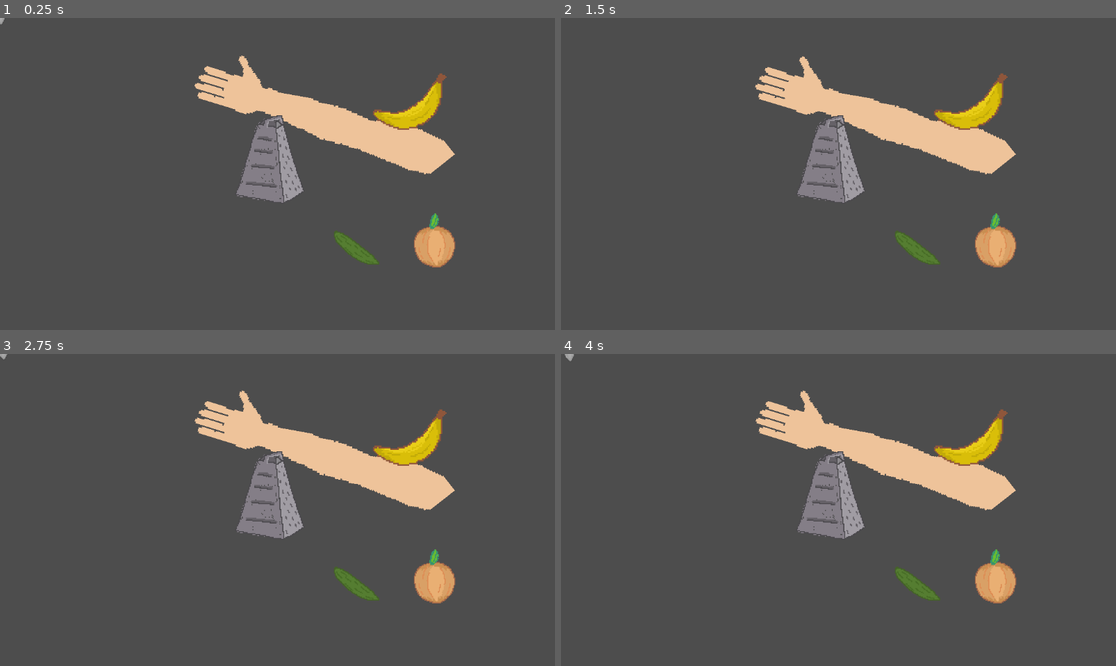
Above: before the commit, frames 1-4 (two rows, left to right).
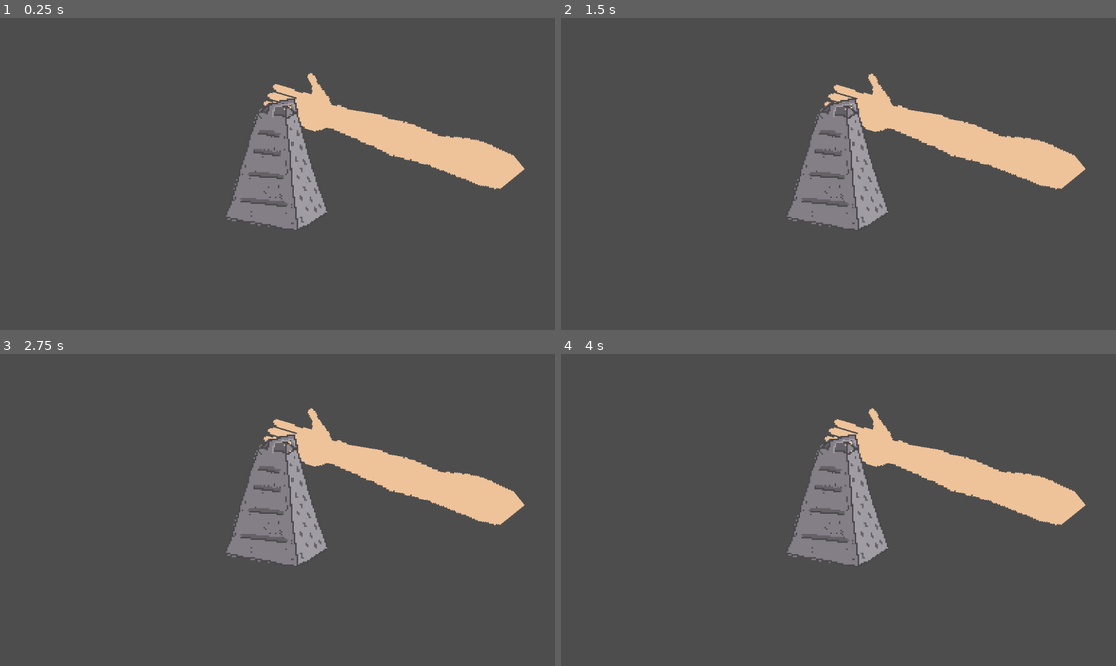
Above: after the commit, the same moments.

Repository: PeaceMonster/EpicWe-Gamejam2024
Game: Godot game, scene res://scenes/main.tscn
Two runs of this game, one before a commit and one after it. Both use one fixed random seed, a clock stepped at 60 frames per second and the inputs below.
Inputs (mouse positions are in pixels of both pictures, inside the frame that each line leads up to):
- Up to frame 1 (0.25 s): no input
- Up to frame 2 (1.5 s): move the mouse to (866, 174) at 0.52 s; tap Enter at 1.25 s; move the mouse to (810, 174) at 1.27 s
- Up to frame 3 (2.75 s): tap Space at 2 s; move the mouse to (288, 503) at 2.02 s
- Up to frame 4 (4 s): tap Enter at 2.75 s; move the mouse to (832, 516) at 2.77 s; tap Space at 3.5 s; move the mouse to (877, 513) at 3.52 s

The runs differ from the first frame. In frame 1, 9.7% of the frame differs, in the area x 0-95%, y 0-80%; in frame 2, 9.7%; in frame 3, 9.7%; in frame 4, 9.7%.

Commit message:
Beginning Event bus'

Diff:
--- /dev/null
+++ b/event_bus.gd
@@ -0,0 +1,7 @@
+extends Node
+
+
+signal done_grating
+
+func done_grating_emit():
+	emit_signal("done_grating")
--- a/project.godot
+++ b/project.godot
@@ -12,5 +12,9 @@
 
 config/name="Epic We-gamejam 2024"
 run/main_scene="res://scenes/main.tscn"
-config/features=PackedStringArray("4.2", "Forward Plus")
+config/features=PackedStringArray("4.3", "Forward Plus")
 config/icon="res://icon.svg"
+
+[autoload]
+
+EventBus="*res://event_bus.gd"
--- a/scenes/Fruit/banana.tscn
+++ b/scenes/Fruit/banana.tscn
@@ -9,19 +9,22 @@
 scale = Vector2(3, 3)
 
 [node name="Sprite2D" type="Sprite2D" parent="."]
+scale = Vector2(2, 2)
 texture = ExtResource("1_gumvy")
 
 [node name="grabcomponent" parent="." node_paths=PackedStringArray("parent") instance=ExtResource("2_o0kll")]
 parent = NodePath("..")
 
 [node name="CollisionPolygon2D2" type="CollisionPolygon2D" parent="grabcomponent"]
+scale = Vector2(2, 2)
 polygon = PackedVector2Array(17, -22, 8, -10.7, 8, -9, -5, 0, -26.3, 0, -27.4, 2.5, -22, 7.8, -22, 9.5, -12, 12.4, -12, 14.3, -1.8, 13, 3.7, 13, 14.7, 5, 16.5, 5, 19.5, -6, 21, -6, 21, -22)
 
 [node name="gratecomponent" parent="." node_paths=PackedStringArray("parent") instance=ExtResource("3_rxbgv")]
 monitorable = false
 parent = NodePath("..")
-grate_hardness = 100.0
+grate_hardness = 50.0
 particle_color = Color(0.913725, 0.807843, 0.0941176, 1)
 
 [node name="CollisionPolygon2D3" type="CollisionPolygon2D" parent="gratecomponent"]
+scale = Vector2(2, 2)
 polygon = PackedVector2Array(17, -22, 8, -10.7, 8, -9, -5, 0, -26.3, 0, -27.4, 2.5, -22, 7.8, -22, 9.5, -12, 12.4, -12, 14.3, -1.8, 13, 3.7, 13, 14.7, 5, 16.5, 5, 19.5, -6, 21, -6, 21, -22)
--- /dev/null
+++ b/scenes/Fruit/beer.tscn
@@ -0,0 +1,24 @@
+[gd_scene load_steps=4 format=3 uid="uid://8fqgluqgr5i8"]
+
+[ext_resource type="PackedScene" uid="uid://fs8ocydrch60" path="res://scenes/Grabable/grabcomponent.tscn" id="1_53ocq"]
+[ext_resource type="PackedScene" uid="uid://dfeuomg6mlqm6" path="res://scenes/GrateComponent/gratecomponent.tscn" id="2_mbrg6"]
+[ext_resource type="Texture2D" uid="uid://cuxhxp3jpqxom" path="res://Assets/beer.png" id="3_0p75m"]
+
+[node name="Beer" type="Node2D"]
+texture_filter = 1
+
+[node name="grabcomponent" parent="." node_paths=PackedStringArray("parent") instance=ExtResource("1_53ocq")]
+parent = NodePath("..")
+
+[node name="CollisionPolygon2D" type="CollisionPolygon2D" parent="grabcomponent"]
+polygon = PackedVector2Array(-14, -26.1, -14, -24, -16.7, -22, -20.2, -22, -16, 15.2, -16, 19, 7.6, 19, 12, 16.1, 12, 11.1, 17.5, 8, 20.6, 8, 21.5, 4, 23.2, 4, 22, -10.2, 22, -13.4, 13, -16.5, 13, -21.2, 9, -23.3, 9, -24.9)
+
+[node name="gratecomponent" parent="." node_paths=PackedStringArray("parent") instance=ExtResource("2_mbrg6")]
+parent = NodePath("..")
+particle_color = Color(0.980392, 0.772549, 0.298039, 1)
+
+[node name="CollisionPolygon2D2" type="CollisionPolygon2D" parent="gratecomponent"]
+polygon = PackedVector2Array(-14, -26.1, -14, -24, -16.7, -22, -20.2, -22, -16, 15.2, -16, 19, 7.6, 19, 12, 16.1, 12, 11.1, 17.5, 8, 20.6, 8, 21.5, 4, 23.2, 4, 22, -10.2, 22, -13.4, 13, -16.5, 13, -21.2, 9, -23.3, 9, -24.9)
+
+[node name="Sprite2D" type="Sprite2D" parent="."]
+texture = ExtResource("3_0p75m")
--- /dev/null
+++ b/scenes/Fruit/fish.tscn
@@ -0,0 +1,24 @@
+[gd_scene load_steps=4 format=3 uid="uid://cobr0rixlp10j"]
+
+[ext_resource type="PackedScene" uid="uid://fs8ocydrch60" path="res://scenes/Grabable/grabcomponent.tscn" id="1_yl4mf"]
+[ext_resource type="PackedScene" uid="uid://dfeuomg6mlqm6" path="res://scenes/GrateComponent/gratecomponent.tscn" id="2_5vh6c"]
+[ext_resource type="Texture2D" uid="uid://dmj885e5uqenj" path="res://Assets/fish.png" id="3_k2gur"]
+
+[node name="Fish" type="Node2D"]
+texture_filter = 1
+
+[node name="grabcomponent" parent="." node_paths=PackedStringArray("parent") instance=ExtResource("1_yl4mf")]
+parent = NodePath("..")
+
+[node name="CollisionPolygon2D2" type="CollisionPolygon2D" parent="grabcomponent"]
+polygon = PackedVector2Array(9, -20.8, -4, -22.2, -4, -20, -29, 0, -29, 4, -14, 15.9, -14, 18, -7, 18, -7, 14.8, 1.6, 18, 9.8, 18, 12, 15.8, 12, 10.6, 11.4, 10.4, 13, 9.7, 22, 14.2, 22, 17, 29.5, 14, 31.3, 14, 32, 12.4, 32, 11.1, 23.1, 1.3, 31, -8.3, 31, -13, 20.3, -13, 13.3, -7.1, 5.5, -11.8, 9, -15.2)
+
+[node name="gratecomponent" parent="." node_paths=PackedStringArray("parent") instance=ExtResource("2_5vh6c")]
+parent = NodePath("..")
+particle_color = Color(0.71, 0.1207, 0.1207, 1)
+
+[node name="CollisionPolygon2D" type="CollisionPolygon2D" parent="gratecomponent"]
+polygon = PackedVector2Array(9, -20.8, -4, -22.2, -4, -20, -29, 0, -29, 4, -14, 15.9, -14, 18, -7, 18, -7, 14.8, 1.6, 18, 9.8, 18, 12, 15.8, 12, 10.6, 11.4, 10.4, 13, 9.7, 22, 14.2, 22, 17, 29.5, 14, 31.3, 14, 32, 12.4, 32, 11.1, 23.1, 1.3, 31, -8.3, 31, -13, 20.3, -13, 13.3, -7.1, 5.5, -11.8, 9, -15.2)
+
+[node name="Sprite2D" type="Sprite2D" parent="."]
+texture = ExtResource("3_k2gur")
--- /dev/null
+++ b/scenes/Fruit/meat.tscn
@@ -0,0 +1,24 @@
+[gd_scene load_steps=4 format=3 uid="uid://c4028wfe8aykd"]
+
+[ext_resource type="PackedScene" uid="uid://dfeuomg6mlqm6" path="res://scenes/GrateComponent/gratecomponent.tscn" id="1_0is7o"]
+[ext_resource type="PackedScene" uid="uid://fs8ocydrch60" path="res://scenes/Grabable/grabcomponent.tscn" id="2_mybar"]
+[ext_resource type="Texture2D" uid="uid://sm8x7t5vgj0h" path="res://Assets/meat.png" id="3_6ai4t"]
+
+[node name="Meat" type="Node2D"]
+texture_filter = 1
+
+[node name="gratecomponent" parent="." node_paths=PackedStringArray("parent") instance=ExtResource("1_0is7o")]
+parent = NodePath("..")
+particle_color = Color(0.77, 0.1463, 0.1463, 1)
+
+[node name="CollisionPolygon2D" type="CollisionPolygon2D" parent="gratecomponent"]
+polygon = PackedVector2Array(-15, -13.4, -15, -10.7, -18.9, -6, -21, -6, -21, -2, -22, -2, -22, 5.8, -18, 9.8, -18, 12, 25, 11, 28.2, 11, 27, -0.200001, 27, -4.2, 20.5, -1, 19.7, -1, 13, -6.9, 13, -8.7)
+
+[node name="grabcomponent" parent="." node_paths=PackedStringArray("parent") instance=ExtResource("2_mybar")]
+parent = NodePath("..")
+
+[node name="CollisionPolygon2D2" type="CollisionPolygon2D" parent="grabcomponent"]
+polygon = PackedVector2Array(-15, -13.4, -15, -10.7, -18.9, -6, -21, -6, -21, -2, -22, -2, -22, 5.8, -18, 9.8, -18, 12, 25, 11, 28.2, 11, 27, -0.200001, 27, -4.2, 20.5, -1, 19.7, -1, 13, -6.9, 13, -8.7)
+
+[node name="Sprite2D" type="Sprite2D" parent="."]
+texture = ExtResource("3_6ai4t")
--- a/scenes/Grabable/onion.tscn
+++ b/scenes/Fruit/onion.tscn
@@ -1,22 +1,16 @@
 [gd_scene load_steps=4 format=3 uid="uid://cuc5i8tvyxpg1"]
 
-[ext_resource type="Texture2D" uid="uid://yhdhfbjwsojk" path="res://Assets/onion.png" id="1_0ify4"]
+[ext_resource type="Texture2D" uid="uid://bbvvj237gd5k0" path="res://Assets/onion.png" id="1_0ify4"]
 [ext_resource type="PackedScene" uid="uid://fs8ocydrch60" path="res://scenes/Grabable/grabcomponent.tscn" id="2_7bt1m"]
 [ext_resource type="PackedScene" uid="uid://dfeuomg6mlqm6" path="res://scenes/GrateComponent/gratecomponent.tscn" id="3_cfy6s"]
 
 [node name="Onion" type="Node2D"]
 texture_filter = 1
 
-[node name="Sprite2D" type="Sprite2D" parent="."]
-scale = Vector2(2, 2)
-texture = ExtResource("1_0ify4")
-
 [node name="grabcomponent" parent="." node_paths=PackedStringArray("parent") instance=ExtResource("2_7bt1m")]
 parent = NodePath("..")
 
 [node name="CollisionPolygon2D" type="CollisionPolygon2D" parent="grabcomponent"]
-visible = false
-scale = Vector2(2, 2)
 polygon = PackedVector2Array(0.5, -31.4, -2, -30.3, -2, -28.5, -5, -20.4, -5, -18.3, -13.5, -14, -16.4, -14, -18.4, -9, …(185 unchanged characters)…
 
 [node name="gratecomponent" parent="." node_paths=PackedStringArray("parent") instance=ExtResource("3_cfy6s")]
@@ -26,6 +20,7 @@
 particle_color = Color(0.91, 0.75166, 0.5824, 1)
 
 [node name="CollisionPolygon2D2" type="CollisionPolygon2D" parent="gratecomponent"]
-visible = false
-scale = Vector2(2, 2)
 polygon = PackedVector2Array(0.5, -31.4, -2, -30.3, -2, -28.5, -5, -20.4, -5, -18.3, -13.5, -14, -16.4, -14, -18.4, -9, …(185 unchanged characters)…
+
+[node name="Sprite2D" type="Sprite2D" parent="."]
+texture = ExtResource("1_0ify4")
--- /dev/null
+++ b/scenes/Fruit/puppy.tscn
@@ -0,0 +1,24 @@
+[gd_scene load_steps=4 format=3 uid="uid://2kym6jgtl4o0"]
+
+[ext_resource type="PackedScene" uid="uid://fs8ocydrch60" path="res://scenes/Grabable/grabcomponent.tscn" id="1_lpf0k"]
+[ext_resource type="PackedScene" uid="uid://dfeuomg6mlqm6" path="res://scenes/GrateComponent/gratecomponent.tscn" id="2_nmydq"]
+[ext_resource type="Texture2D" uid="uid://dd3fdta4sn05g" path="res://Assets/puppy.png" id="3_6o2ln"]
+
+[node name="Puppy" type="Node2D"]
+texture_filter = 1
+
+[node name="grabcomponent" parent="." node_paths=PackedStringArray("parent") instance=ExtResource("1_lpf0k")]
+parent = NodePath("..")
+
+[node name="CollisionPolygon2D" type="CollisionPolygon2D" parent="grabcomponent"]
+polygon = PackedVector2Array(-13, -22.1, -13, -20, -17, -17, -17, -8.2, -15, -6.2, -15, -4.7, -12.5, -3.6, -11.3, -4.9, -9.6, 2, -10, 17.9, -10, 23.4, -1, 21.6, -1, 17, 0.299999, 17, 1, 20.4, 1, 23.6, 7.1, 22, 13, 22, 20, 13, 22.4, 13, 20.7, 3, 15.4, 3, 13.9, 9.1, 8.9, 1.2, 12, -3.4, 12, -5, 16.2, -5, 15, -17.2, 15, -20.9)
+
+[node name="gratecomponent" parent="." node_paths=PackedStringArray("parent") instance=ExtResource("2_nmydq")]
+parent = NodePath("..")
+particle_color = Color(1, 0, 0, 1)
+
+[node name="CollisionPolygon2D2" type="CollisionPolygon2D" parent="gratecomponent"]
+polygon = PackedVector2Array(-13, -22.1, -13, -20, -17, -17, -17, -8.2, -15, -6.2, -15, -4.7, -12.5, -3.6, -11.3, -4.9, -9.6, 2, -10, 17.9, -10, 23.4, -1, 21.6, -1, 17, 0.299999, 17, 1, 20.4, 1, 23.6, 7.1, 22, 13, 22, 20, 13, 22.4, 13, 20.7, 3, 15.4, 3, 13.9, 9.1, 8.9, 1.2, 12, -3.4, 12, -5, 16.2, -5, 15, -17.2, 15, -20.9)
+
+[node name="Sprite2D" type="Sprite2D" parent="."]
+texture = ExtResource("3_6o2ln")
--- /dev/null
+++ b/scenes/Fruit/watermelon.tscn
@@ -0,0 +1,18 @@
+[gd_scene load_steps=4 format=3 uid="uid://drsmqlpywiomd"]
+
+[ext_resource type="PackedScene" uid="uid://dfeuomg6mlqm6" path="res://scenes/GrateComponent/gratecomponent.tscn" id="1_22qn7"]
+[ext_resource type="PackedScene" uid="uid://fs8ocydrch60" path="res://scenes/Grabable/grabcomponent.tscn" id="2_r0v67"]
+[ext_resource type="Texture2D" uid="uid://yn2b2dv2lvsp" path="res://Assets/watermelon.png" id="3_p58p4"]
+
+[node name="Watermelon" type="Node2D"]
+texture_filter = 1
+
+[node name="gratecomponent" parent="." node_paths=PackedStringArray("parent") instance=ExtResource("1_22qn7")]
+parent = NodePath("..")
+particle_color = Color(0.701961, 0.184314, 0.184314, 1)
+
+[node name="grabcomponent" parent="." node_paths=PackedStringArray("parent") instance=ExtResource("2_r0v67")]
+parent = NodePath("..")
+
+[node name="Sprite2D" type="Sprite2D" parent="."]
+texture = ExtResource("3_p58p4")
--- a/scenes/Grabable/grabcomponent.tscn
+++ b/scenes/Grabable/grabcomponent.tscn
@@ -1,6 +1,6 @@
 [gd_scene load_steps=2 format=3 uid="uid://fs8ocydrch60"]
 
-[ext_resource type="Script" path="res://grabcomponent.gd" id="1_tir7m"]
+[ext_resource type="Script" path="res://scenes/Grabable/grabcomponent.gd" id="1_tir7m"]
 
 [node name="grabcomponent" type="Area2D"]
 monitorable = false
--- a/scenes/GrateComponent/gratecomponent.gd
+++ b/scenes/GrateComponent/gratecomponent.gd
@@ -22,6 +22,7 @@
 		particles.emitting = true
 
 	if health <= 0:
+		EventBus.done_grating_emit()
 		parent.queue_free()
 
 
@@ -35,8 +36,6 @@
 
 
 func _process(delta: float) -> void:
-	print(prev_pos)
-	print(position)
 	if grating and not prev_pos == self.global_position:
 		grate(delta)
 	prev_pos = self.global_position
--- a/scenes/GrateComponent/gratecomponent.tscn
+++ b/scenes/GrateComponent/gratecomponent.tscn
@@ -15,6 +15,14 @@
 texture = ExtResource("2_eupy6")
 emission_shape = 1
 emission_sphere_radius = 20.0
+direction = Vector2(-1, -1)
+spread = 20.0
+initial_velocity_min = 300.0
+initial_velocity_max = 300.0
+angular_velocity_min = 10.0
+angular_velocity_max = 10.0
+angle_min = -30.0
+angle_max = -30.0
 
 [connection signal="area_entered" from="." to="." method="_on_area_entered"]
 [connection signal="area_exited" from="." to="." method="_on_area_exited"]
--- a/scenes/MouseTarget/mouse_target.tscn
+++ b/scenes/MouseTarget/mouse_target.tscn
@@ -1,6 +1,5 @@
-[gd_scene load_steps=4 format=3 uid="uid://0e5avvpsk4dp"]
+[gd_scene load_steps=3 format=3 uid="uid://0e5avvpsk4dp"]
 
-[ext_resource type="Texture2D" uid="uid://yrcgjsq4eiv" path="res://Assets/chunk.png" id="1_407hr"]
 [ext_resource type="Script" path="res://scenes/MouseTarget/mouse_target.gd" id="1_gpggx"]
 
 [sub_resource type="CircleShape2D" id="CircleShape2D_yocv5"]
@@ -9,10 +8,6 @@
 [node name="MouseTarget" type="Node2D"]
 script = ExtResource("1_gpggx")
 
-[node name="Chunk" type="Sprite2D" parent="."]
-scale = Vector2(2, 2)
-texture = ExtResource("1_407hr")
-
 [node name="Area2D" type="Area2D" parent="."]
 monitoring = false
 
--- a/scenes/VisualArm/visual_arm.gd
+++ b/scenes/VisualArm/visual_arm.gd
@@ -6,11 +6,6 @@
 
 # Called when the node enters the scene tree for the first time.
 func _ready():
+	ik_target.global_position = $Skeleton2D/Bone2D/Bone2D/Bone2D/Sprite2D.global_position
 	var modification_stack: SkeletonModificationStack2D = skeleton_2d.get_modification_stack()
 	modification_stack.get_modification(0).target_nodepath = ik_target.get_path()
-	pass # Replace with function body.
-
-
-# Called every frame. 'delta' is the elapsed time since the previous frame.
-func _process(delta):
-	ik_target.global_position = get_global_mouse_position()
--- a/scenes/VisualArm/visual_arm.tscn
+++ b/scenes/VisualArm/visual_arm.tscn
@@ -1,13 +1,11 @@
-[gd_scene load_steps=8 format=3 uid="uid://d1hf5fhmt1nnj"]
+[gd_scene load_steps=7 format=3 uid="uid://d1hf5fhmt1nnj"]
 
 [ext_resource type="Texture2D" uid="uid://be6gvsinwfo2j" path="res://Assets/arm3.png" id="1_e0a7n"]
 [ext_resource type="Script" path="res://scenes/VisualArm/visual_arm.gd" id="1_wudbv"]
 [ext_resource type="Texture2D" uid="uid://2smowdsxrs6e" path="res://Assets/arm2.png" id="2_srbhp"]
 [ext_resource type="Texture2D" uid="uid://h3fn0me24uyt" path="res://Assets/arm1.png" id="3_veuiq"]
-[ext_resource type="Texture2D" uid="uid://7w38rli5gjvf" path="res://Assets/banana.png" id="4_u257v"]
 
 [sub_resource type="SkeletonModification2DFABRIK" id="SkeletonModification2DFABRIK_ty22j"]
-target_nodepath = NodePath("../Target")
 fabrik_data_chain_length = 3
 joint_data/0/bone_index = 0
 joint_data/0/bone2d_node = NodePath("Bone2D")
@@ -24,10 +22,9 @@
 modification_count = 1
 modifications/0 = SubResource("SkeletonModification2DFABRIK_ty22j")
 
-[node name="VisualArm" type="Node2D" node_paths=PackedStringArray("ik_target")]
+[node name="VisualArm" type="Node2D"]
 position = Vector2(540, 260)
 script = ExtResource("1_wudbv")
-ik_target = NodePath("Target")
 
 [node name="Skeleton2D" type="Skeleton2D" parent="."]
 modification_stack = SubResource("SkeletonModificationStack2D_off31")
@@ -37,7 +34,6 @@
 auto_calculate_length_and_angle = false
 length = 47.0106
 bone_angle = -1.21888
-metadata/_local_pose_override_enabled_ = true
 
 [node name="Sprite2D" type="Sprite2D" parent="Skeleton2D/Bone2D"]
 position = Vector2(84, 30)
@@ -50,7 +46,6 @@
 auto_calculate_length_and_angle = false
 length = 81.0062
 bone_angle = 0.707319
-metadata/_local_pose_override_enabled_ = true
 
 [node name="Sprite2D" type="Sprite2D" parent="Skeleton2D/Bone2D/Bone2D"]
 position = Vector2(39, 5)
@@ -63,15 +58,8 @@
 auto_calculate_length_and_angle = false
 length = 38.239
 bone_angle = 0.0
-metadata/_local_pose_override_enabled_ = true
 
 [node name="Sprite2D" type="Sprite2D" parent="Skeleton2D/Bone2D/Bone2D/Bone2D"]
 position = Vector2(-44, -2)
 rotation = 3.13277
 texture = ExtResource("3_veuiq")
-
-[node name="Target" type="Marker2D" parent="."]
-position = Vector2(5, -54)
-
-[node name="Banana" type="Sprite2D" parent="Target"]
-texture = ExtResource("4_u257v")
--- a/scenes/grater.tscn
+++ b/scenes/grater.tscn
@@ -1,12 +1,9 @@
 [gd_scene load_steps=2 format=3 uid="uid://ch0ukib0edke5"]
 
-[ext_resource type="Texture2D" uid="uid://bgos12knabh6s" path="res://Assets/Grater.png" id="1_hangn"]
+[ext_resource type="Texture2D" uid="uid://br4702ysxhn4d" path="res://Assets/Grater.png" id="1_hangn"]
 
 [node name="Grater" type="Node2D"]
 texture_filter = 1
-
-[node name="Sprite2D" type="Sprite2D" parent="."]
-texture = ExtResource("1_hangn")
 
 [node name="StaticBody2D" type="Area2D" parent="."]
 collision_layer = 2
@@ -14,3 +11,6 @@
 
 [node name="CollisionPolygon2D" type="CollisionPolygon2D" parent="StaticBody2D"]
 polygon = PackedVector2Array(-8, -39.6, -8, -38, -13, -38, -17, -33, -18.3, -33, -19.4, -30.5, -16.9, -28.1, -19.5, -27 …(382 unchanged characters)…
+
+[node name="Sprite2D" type="Sprite2D" parent="."]
+texture = ExtResource("1_hangn")
--- /dev/null
+++ b/scenes/main.gd
@@ -0,0 +1,19 @@
+extends Node2D
+
+@export var subjects : Array[PackedScene]
+var index := 0
+@onready var spawn_point: Marker2D = $SpawnPoint
+
+
+# Called when the node enters the scene tree for the first time.
+func _ready() -> void:
+	pass # Replace with function body.
+
+
+# Called every frame. 'delta' is the elapsed time since the previous frame.
+func _process(delta: float) -> void:
+	pass
+
+func spawn_next():
+	if index < len(subjects):
+		pass
--- a/scenes/main.tscn
+++ b/scenes/main.tscn
@@ -1,30 +1,23 @@
-[gd_scene load_steps=7 format=3 uid="uid://lduf66oqur7l"]
+[gd_scene load_steps=5 format=3 uid="uid://lduf66oqur7l"]
 
 [ext_resource type="PackedScene" uid="uid://cmdhyn1vg17rh" path="res://scenes/VisualArm2/visual_arm_2.tscn" id="1_2u1ck"]
 [ext_resource type="PackedScene" uid="uid://ch0ukib0edke5" path="res://scenes/grater.tscn" id="1_sicte"]
-[ext_resource type="PackedScene" uid="uid://cuc5i8tvyxpg1" path="res://scenes/Grabable/onion.tscn" id="2_0khw6"]
-[ext_resource type="PackedScene" uid="uid://cj8j80gyotjr4" path="res://scenes/Fruit/cucumber.tscn" id="3_lqxpi"]
-[ext_resource type="PackedScene" uid="uid://c1k5qd1ap6o6o" path="res://scenes/Fruit/banana.tscn" id="3_taqu3"]
+[ext_resource type="Script" path="res://scenes/main.gd" id="1_yymtn"]
 [ext_resource type="PackedScene" uid="uid://0e5avvpsk4dp" path="res://scenes/MouseTarget/mouse_target.tscn" id="5_mli8h"]
 
 [node name="Main" type="Node2D"]
+texture_filter = 1
+script = ExtResource("1_yymtn")
 
 [node name="VisualArm2" parent="." node_paths=PackedStringArray("ik_target") instance=ExtResource("1_2u1ck")]
-position = Vector2(900, 283)
+position = Vector2(1045, 314)
 scale = Vector2(3, 3)
 ik_target = NodePath("../MouseTarget")
 
 [node name="MouseTarget" parent="." instance=ExtResource("5_mli8h")]
 
-[node name="Onion" parent="." instance=ExtResource("2_0khw6")]
-position = Vector2(901, 468)
+[node name="Grater" parent="." instance=ExtResource("1_sicte")]
+position = Vector2(592, 290)
+scale = Vector2(3, 3)
 
-[node name="Banana" parent="." instance=ExtResource("3_taqu3")]
-position = Vector2(855, 190)
-
-[node name="Cucumber" parent="." instance=ExtResource("3_lqxpi")]
-position = Vector2(741, 482)
-
-[node name="Grater" parent="." instance=ExtResource("1_sicte")]
-position = Vector2(572, 284)
-scale = Vector2(2, 2)
+[node name="SpawnPoint" type="Marker2D" parent="."]
Not shown: 1 places in scenes/Fruit/banana.tscn that only renumber resources
Renamed: grabcomponent.gd -> scenes/Grabable/grabcomponent.gd
